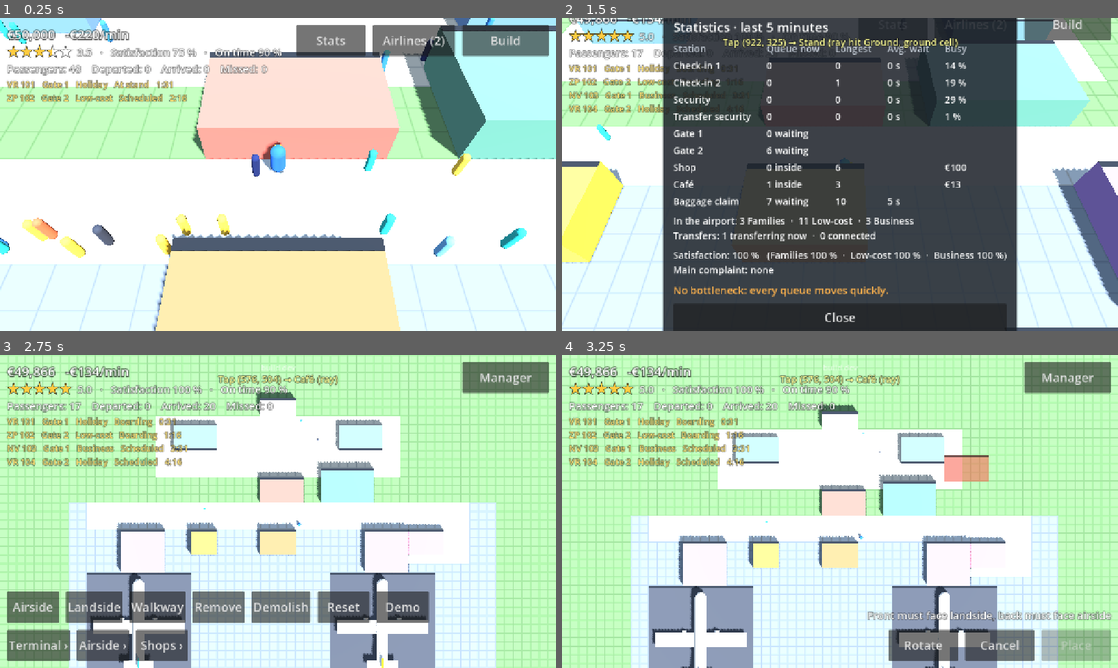
Above: before the commit, frames 1-4 (two rows, left to right).
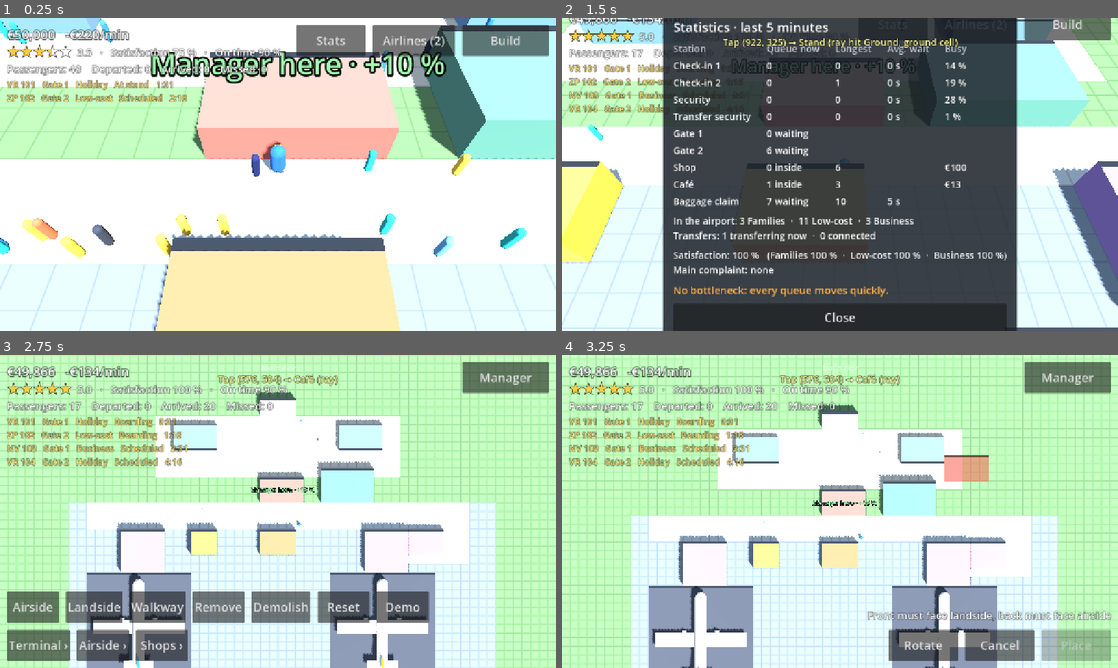
Above: after the commit, the same moments.

Repository: jakobmaier16-pixel/airport-idle
Game: Godot game, scene res://tests/screenshots.tscn
The game is run twice, just before and just after one commit, with the same random seed, the same clock (stepped at 60 frames per second) and the same inputs. This scene is started directly instead of the project's main scene.
Inputs (mouse positions are in pixels of both pictures, inside the frame that each line leads up to):
- Up to frame 1 (0.25 s): no input
- Up to frame 2 (1.5 s): move the mouse to (962, 158) at 0.52 s; hold D (move_right) 0.53-1.25 s; click (962, 158) at 0.67 s; drag from (728, 190) to (812, 237) at 1.27 s
- Up to frame 3 (2.75 s): move the mouse to (333, 442) at 2.02 s; hold D (move_right) from 2.03 s (still down)
- Up to frame 4 (3.25 s): release D (move_right) at 2.75 s; drag from (812, 574) to (673, 464) at 2.77 s

The runs differ from the first frame. In frame 1, 2.6% of the frame differs, in the area x 27-81%, y 10-21%; in frame 2, 0.6%; in frame 3, 0.2%; in frame 4, 0.1%.

Commit message:
Manage stations on the spot; the manager's presence speeds up staff and calms queues
Co-Authored-By: Claude Opus 5.5 <noreply@anthropic.com>

Diff:
--- a/scenes/buildings/building_layer.gd
+++ b/scenes/buildings/building_layer.gd
@@ -8,6 +8,7 @@
 const FRONT_COLOR: Color = Color(0.15, 0.17, 0.2)
 const HINT_COLOR: Color = Color(1.0, 0.45, 0.4)
 const UPGRADE_COLOR: Color = Color(1.0, 0.75, 0.25)
+const MANAGER_COLOR: Color = Color(0.5, 1.0, 0.55)
 ## Metadata key on collision bodies: the Building they belong to (used to find tapped buildings).
 const BUILDING_META: StringName = &"building"
 ## How far above the roof the "not connected" hint floats, in meters.
@@ -85,8 +86,12 @@
 			var seconds := ceili(building.upgrade_seconds_left)
 			hint.text = "Upgrading… %d:%02d" % [seconds / 60, seconds % 60]
 			hint.modulate = UPGRADE_COLOR
+		elif Airport.needs_staff(building) and Airport.is_manager_near(building):
+			# The manager's presence helps (design doc §15.1).
+			hint.text = "Manager here · +10 %"
+			hint.modulate = MANAGER_COLOR
 		hint.visible = not problem.is_empty() or building.is_upgrading() \
-			or (Airport.needs_staff(building) and Airport.staff_at(building).is_empty())
+			or (Airport.needs_staff(building) and (Airport.staff_at(building).is_empty() or Airport.is_manager_near(building)))
 
 
 func _update_hints() -> void:
--- a/scenes/main/main.gd
+++ b/scenes/main/main.gd
@@ -33,9 +33,16 @@
 	_build_mode.tool_changed.connect(_hud.set_tool_state)
 	_hud.reset_confirmed.connect(_on_reset_confirmed)
 	_hud.showcase_confirmed.connect(_on_showcase_confirmed)
-	_hud.upgrade_pressed.connect(func(building: Building) -> void: Airport.start_upgrade(building))
-	_hud.hire_pressed.connect(func(building: Building) -> void: Airport.hire(building))
-	_hud.dismiss_pressed.connect(func(building: Building) -> void: Airport.dismiss(building))
+	# Managing a station needs the manager on the spot (design doc §15.1).
+	_hud.upgrade_pressed.connect(func(building: Building) -> void:
+		if Airport.manage_problem(building).is_empty():
+			Airport.start_upgrade(building))
+	_hud.hire_pressed.connect(func(building: Building) -> void:
+		if Airport.manage_problem(building).is_empty():
+			Airport.hire(building))
+	_hud.dismiss_pressed.connect(func(building: Building) -> void:
+		if Airport.manage_problem(building).is_empty():
+			Airport.dismiss(building))
 	TouchGestures.tapped.connect(_on_tapped)
 	Airport.restructured.connect(_on_restructured)
 	Airport.airlines.offer_arrived.connect(_on_offer_arrived)
--- a/scenes/manager/manager.gd
+++ b/scenes/manager/manager.gd
@@ -31,10 +31,21 @@
 	move_and_slide()
 	_stay_inside_map()
 
+	# The simulation needs to know where the manager is (managing on the spot, design doc §15.1).
+	Airport.manager_position = global_position
+
 	if direction.length_squared() > 0.01:
 		# Godot's "forward" is -Z, hence the negated arguments.
 		var target_yaw := atan2(-direction.x, -direction.z)
 		rotation.y = lerp_angle(rotation.y, target_yaw, 1.0 - exp(-turn_speed * delta))
+
+
+func _ready() -> void:
+	Airport.manager_position = global_position
+
+
+func _exit_tree() -> void:
+	Airport.manager_position = Airport.NOBODY_THERE
 
 
 # The map has no walls yet, so keep the manager from walking off the edge.
--- a/scenes/ui/hud.gd
+++ b/scenes/ui/hud.gd
@@ -410,18 +410,29 @@
 		lines.append("Upgrading: %s · %d:%02d left" % [building.next_upgrade().title, seconds / 60, seconds % 60])
 	_station_info.text = "\n".join(lines)
 
+	# Managing happens on the spot (design doc §15.1): far away, the panel only shows information.
+	var manage_problem := Airport.manage_problem(building)
+	if staffed and Airport.is_manager_near(building):
+		lines.append("You're here: staff work 10 % faster, queues stay calmer.")
+		_station_info.text = "\n".join(lines)
 	_staff_buttons.visible = staffed
 	if staffed:
 		var hire_problem := Airport.hire_problem(building)
+		if hire_problem.is_empty():
+			hire_problem = manage_problem
 		_hire_button.disabled = not hire_problem.is_empty()
 		_hire_button.text = "Hire · %s/min" % Economy.format(Airport.SALARIES[role]) if hire_problem.is_empty() else hire_problem
-		_dismiss_button.disabled = Airport.staff_at(building).is_empty()
+		_dismiss_button.disabled = Airport.staff_at(building).is_empty() or not manage_problem.is_empty()
 
 	var upgrade := building.next_upgrade()
 	var problem := Airport.upgrade_problem(building)
+	if problem.is_empty():
+		problem = manage_problem
 	if upgrade != null and not building.is_upgrading():
 		var duration := "" if upgrade.build_seconds <= 0.0 else " · %d min" % ceili(upgrade.build_seconds / 60.0)
 		_upgrade_button.text = "Upgrade: %s · %s%s" % [upgrade.title, Economy.format(upgrade.cost), duration]
+		if not manage_problem.is_empty():
+			_upgrade_button.text = manage_problem
 	else:
 		_upgrade_button.text = problem
 	_upgrade_button.disabled = not problem.is_empty()
--- a/scripts/autoload/airport.gd
+++ b/scripts/autoload/airport.gd
@@ -53,6 +53,9 @@
 var reputation: Reputation = Reputation.new()
 ## Everyone working at the airport (design doc §9.1).
 var staff: Array[Employee] = []
+## Where the manager stands (design doc §15.1). Gameplay state, not a visual: it decides which
+## stations can be managed and where the manager's presence helps. Far away while nobody walks.
+var manager_position: Vector3 = NOBODY_THERE
 ## How far the current frame is between the last and the next simulation step (0..1).
 var sim_alpha: float = 0.0
 
@@ -94,6 +97,40 @@
 			building.upgrade_seconds_left -= delta
 			if building.upgrade_seconds_left <= 0.0:
 				_finish_upgrade(building)
+
+
+# --- Manager on the spot (design doc §15.1) ---
+
+## Hiring, dismissing and upgrading need the manager within this many meters of the building.
+const MANAGE_DISTANCE: float = 10.0
+## Within this many meters the manager's presence helps: staff work faster, queues stay calmer.
+const PRESENCE_DISTANCE: float = 6.0
+## manager_position while there is no manager (e.g. simulation-only tests).
+const NOBODY_THERE: Vector3 = Vector3(1.0e9, 0.0, 1.0e9)
+
+
+## Meters from `point` to the nearest edge of `building` (0 inside it), on the ground.
+func distance_to_building(building: Building, point: Vector3) -> float:
+	var size := Building.rotated_size(building.type.footprint, building.rotation_steps)
+	var center := grid.block_center(building.origin_cell, size)
+	var half := Vector2(size) * grid.cell_size * 0.5
+	var outside := Vector2(maxf(absf(point.x - center.x) - half.x, 0.0), maxf(absf(point.z - center.z) - half.y, 0.0))
+	return outside.length()
+
+
+## Why the manager can't manage `building` from where they stand, or "" if they can.
+func manage_problem(building: Building) -> String:
+	var distance := distance_to_building(building, manager_position)
+	if distance <= MANAGE_DISTANCE:
+		return ""
+	if distance > 1000.0:
+		return "Walk here to manage"
+	return "Walk closer to manage (%d m away)" % ceili(distance)
+
+
+## True while the manager stands right at `building`.
+func is_manager_near(building: Building) -> bool:
+	return distance_to_building(building, manager_position) <= PRESENCE_DISTANCE
 
 
 # --- Airline deals (design doc §10.1): player commands from the Airlines panel ---
@@ -429,6 +466,7 @@
 	economy = Economy.new()
 	reputation = Reputation.new()
 	airlines.reset()
+	manager_position = NOBODY_THERE
 	_on_layout_changed()
 
 
--- a/scripts/simulation/passenger_flow.gd
+++ b/scripts/simulation/passenger_flow.gd
@@ -32,6 +32,10 @@
 const WALK_TOLERANCE: float = 150.0
 const WALK_PENALTY: float = 0.1
 const STUCK_PENALTY: float = 1.0
+## The manager standing at a station (design doc §15.1): staff need this share of their usual
+## time, and waiting costs this share of the usual mood (someone keeps the queue informed).
+const PRESENCE_TIME_FACTOR: float = 0.9
+const PRESENCE_CALM: float = 0.5
 ## Mood gained by a visit to a shop or café.
 const SHOP_BONUS: float = 5.0
 ## Unhappy customers spend less: spending at mood 0 and at mood 100 (share of the normal amount).
@@ -516,6 +520,7 @@
 	station.sync_slots()
 	# One employee per counter (design doc §9.1): counter i is open only if employee i exists.
 	var working := Airport.staff_at(station.building)
+	var manager_here := Airport.is_manager_near(station.building)
 	for i in station.serving.size():
 		var served := station.serving[i]
 		if served != null:
@@ -535,10 +540,11 @@
 			station.serving[i] = next
 			station.record_wait(time, time - next.queued_since)
 			var patience := next.type.queue_patience if next.type != null else 60.0
-			_lose_mood(next, Satisfaction.LONG_QUEUES, (time - next.queued_since - patience) * QUEUE_PENALTY)
+			_lose_mood(next, Satisfaction.LONG_QUEUES, (time - next.queued_since - patience) * QUEUE_PENALTY \
+				* (PRESENCE_CALM if manager_here else 1.0))
 			# Some passengers are quicker than others; experienced staff are faster.
 			station.service_left[i] = station.building.service_time() * _type_factor(next, station) \
-				* working[i].time_factor() * _rng.randf_range(0.75, 1.25)
+				* working[i].time_factor() * _rng.randf_range(0.75, 1.25) * (PRESENCE_TIME_FACTOR if manager_here else 1.0)
 
 	for k in station.queue.size():
 		_move_towards(station.queue[k], _queue_spot(station, k), delta)
--- a/tests/cases/test_12_economy.gd
+++ b/tests/cases/test_12_economy.gd
@@ -85,8 +85,10 @@
 	var running := Airport.running_cost_per_minute()
 	sim_seconds(0.4)
 	check(flight.phase == Flight.Phase.DEPARTING, "doors closed")
-	var expected := before + flight.boarded * Economy.PASSENGER_FEE + Economy.FLIGHT_FEE - running * 0.4 / 60.0
-	check(absf(Airport.economy.balance - expected) < 0.5, "fees for %d passengers + flight: %s vs %s" % [flight.boarded, Airport.economy.balance, expected])
+	var expected := before + flight.boarded * flight.fee_per_passenger + Economy.FLIGHT_FEE - running * 0.4 / 60.0
+	# An arriving passenger leaving (€5) or a shop customer may pay in the same moment.
+	var other_income := Airport.economy.balance - expected
+	check(other_income > -0.5 and other_income < 30.0, "fees for %d passengers + flight: %s vs %s" % [flight.boarded, Airport.economy.balance, expected])
 
 
 func test_showcase_makes_a_profit() -> void:
--- a/tests/cases/test_18_staff.gd
+++ b/tests/cases/test_18_staff.gd
@@ -111,6 +111,9 @@
 	Airport.paint_walkway(cells(Vector2i(28, 19), Vector2i(5, 1)), true)
 	await frames(1)
 	check(label.visible and label.text == "Needs staff", "unstaffed station says so")
+	# Managing happens on the spot: walk over first (design doc §15.1).
+	manager().global_position = Airport.grid.cell_to_world(Vector2i(30, 17))
+	await physics_frames(2)
 	hud().show_station(check_in)
 	await frames(1)
 	check(ui("StationPanel/Content/StaffButtons").visible, "staff buttons shown")
@@ -119,7 +122,7 @@
 	await press(hire)
 	await frames(1)
 	check_eq(Airport.staff_at(check_in).size(), 1, "hired through the panel")
-	check(not label.visible, "hint gone once staffed")
+	check(label.text != "Needs staff", "staff hint gone once staffed")
 	var info := (ui("StationPanel/Content/InfoLabel") as Label).text
 	check(info.contains("Staff: 1 / 3 counters"), "panel shows staffing: '%s'" % info)
 	check(info.contains("· New"), "panel lists the employee's level")
--- /dev/null
+++ b/tests/cases/test_25_manager_on_the_spot.gd
@@ -0,0 +1,94 @@
+extends TestCase
+## Managing on the spot (design doc §15.1).
+
+
+func _building(role: BuildingType.Role) -> Building:
+	for building in Airport.buildings:
+		if building.type.role == role:
+			return building
+	return null
+
+
+func _stand_near(building: Building, extra_meters: float) -> void:
+	var size := Building.rotated_size(building.type.footprint, building.rotation_steps)
+	var center := Airport.grid.block_center(building.origin_cell, size)
+	# South of the building, `extra_meters` beyond its edge.
+	manager().global_position = center + Vector3(0.0, 0.0, size.y * Airport.CELL_SIZE * 0.5 + extra_meters)
+	manager_camera().snap_to_target()
+	await physics_frames(2)
+
+
+func test_distance_rules() -> void:
+	var check_in := Airport.place_building(type_of(&"check_in"), Vector2i(20, 20), 0)
+	check_eq(Airport.manage_problem(check_in), "Walk here to manage", "nobody there")
+	var center := Airport.grid.block_center(check_in.origin_cell, Vector2i(5, 3))
+	Airport.manager_position = center
+	check_eq(Airport.distance_to_building(check_in, center), 0.0, "inside counts as 0 m")
+	check(Airport.is_manager_near(check_in), "standing in the hall at the counters")
+	Airport.manager_position = center + Vector3(5.0 + 20.0, 0.0, 0.0)  # 20 m east of its edge
+	check_eq(Airport.manage_problem(check_in), "Walk closer to manage (20 m away)", "too far")
+	check(not Airport.is_manager_near(check_in), "no presence effect from there")
+
+
+func test_panel_needs_the_manager_nearby() -> void:
+	ShowcaseAirport.build(0.0)
+	await start_game()
+	var security := _building(BuildingType.Role.SECURITY)
+	await _stand_near(security, 30.0)
+	hud().show_station(security)
+	await frames(1)
+	var upgrade := ui("StationPanel/Content/UpgradeButton") as Button
+	var dismiss := ui("StationPanel/Content/StaffButtons/DismissButton") as Button
+	check(upgrade.disabled and upgrade.text.begins_with("Walk closer"), "upgrade needs the manager: '%s'" % upgrade.text)
+	check(dismiss.disabled, "dismissing too")
+	var staff_before := Airport.staff_at(security).size()
+	await press(dismiss)
+	check_eq(Airport.staff_at(security).size(), staff_before, "nothing happens from far away")
+
+	await _stand_near(security, 3.0)
+	await frames(1)
+	check(not upgrade.disabled, "close by, the upgrade works")
+	var info := (ui("StationPanel/Content/InfoLabel") as Label).text
+	check(info.contains("You're here"), "the panel says the manager helps: '%s'" % info)
+	await press(upgrade)
+	check(security.is_upgrading(), "upgrade started on the spot")
+
+
+func test_presence_speeds_up_staff() -> void:
+	# A single, slow security lane with a long queue: throughput shows the service speed.
+	var served_with := func(manager_near: bool) -> int:
+		ShowcaseAirport.build(0.0)
+		var security := _building(BuildingType.Role.SECURITY)
+		while Airport.dismiss(security):
+			pass
+		var officer := Airport.hire(security)
+		officer.served[BuildingType.Role.SECURITY] = Employee.EXPERT_AFTER  # a constant speed
+		security.type.service_time *= 1.5  # slower than arrivals, but few enough miss their flight
+		var far := Airport.NOBODY_THERE
+		var near := Airport.grid.block_center(security.origin_cell, Vector2i(5, 3))
+		sim_seconds(120)  # a queue builds up
+		var before: int = officer.served[BuildingType.Role.SECURITY]
+		Airport.manager_position = near if manager_near else far
+		sim_seconds(900)
+		security.type.service_time /= 1.5
+		return officer.served[BuildingType.Role.SECURITY] - before
+	var without: int = served_with.call(false)
+	var with_manager: int = served_with.call(true)
+	check(without > 90, "a busy lane: %d served" % without)
+	check(with_manager > without * 1.05, "about 10 %% more with the manager there: %d vs %d" % [with_manager, without])
+
+
+func test_hint_shows_presence() -> void:
+	ShowcaseAirport.build(0.0)
+	await start_game()
+	var security := _building(BuildingType.Role.SECURITY)
+	await _stand_near(security, 2.0)
+	await frames(1)
+	var hint: Label3D = main.get_node("Buildings")._hints[security]
+	check(hint.visible and hint.text.begins_with("Manager here"), "hint above the station: '%s'" % hint.text)
+
+
+func test_manager_position_follows_the_manager() -> void:
+	await start_game()
+	await physics_frames(2)
+	check(Airport.manager_position.distance_to(manager().global_position) < 0.01, "the simulation knows where the manager is")
Not shown, added: tests/cases/test_25_manager_on_the_spot.gd.uid
Not shown, changed: docs/game_design.md
